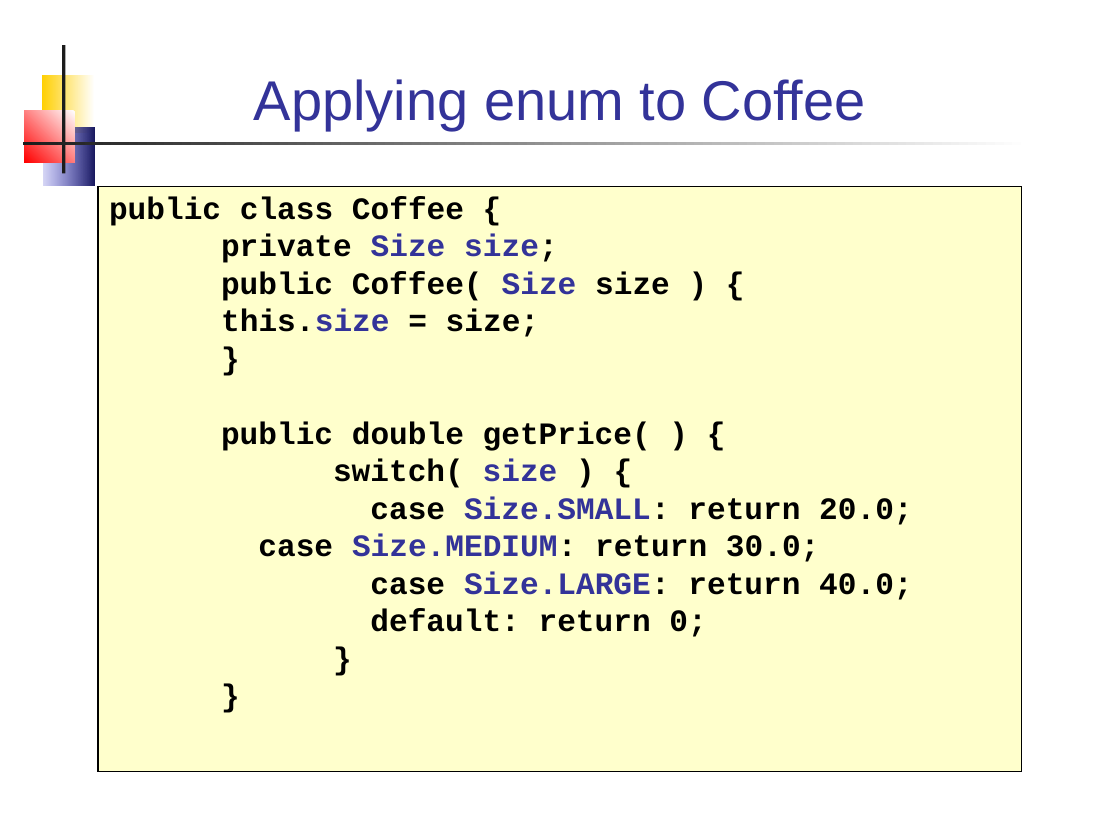
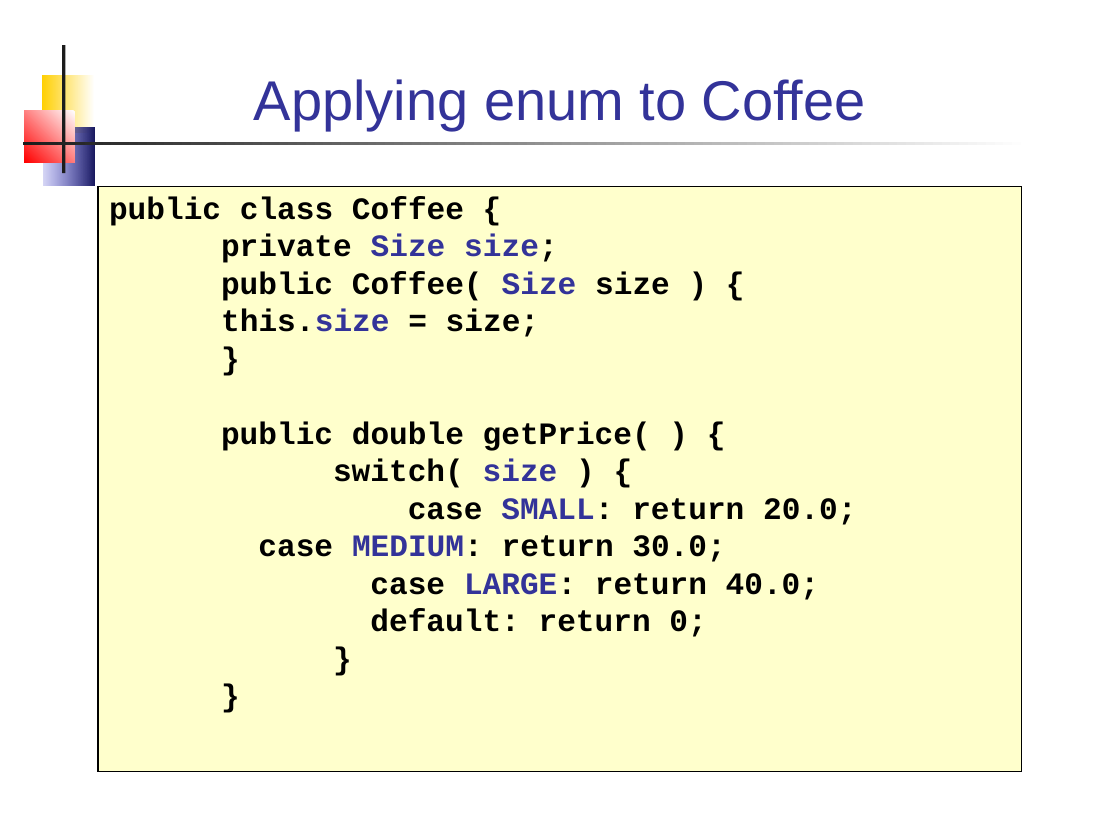
Before and after one commit to skeoop/skeoop.github.io, a slide deck: slide 9 of week8/Enumeration.ppt. Drawn at 1120x840 pixels with LibreOffice and Linux fonts; fonts in the diff are those of the drawing. Boxes give left, top, right and bottom in pixels: in the first picture for what was removed or moved away, otherwise in the second. Text is boxed around its words. In the diff, an @@ line names an element or a change of style, - is before the commit and + after.

```diff
--- a/week8/Enumeration.ppt
+++ b/week8/Enumeration.ppt
@@ text at (258, 498, 856, 600): text changed @@
-case Size.SMALL: return 20.0;
-case Size.MEDIUM: return 30.0;
-case Size.LARGE: return 40.0;
+case SMALL: return 20.0;
+case MEDIUM: return 30.0;
+case LARGE: return 40.0;
```
Also in this commit, not shown: 1 other slide changed, 2 other files.
